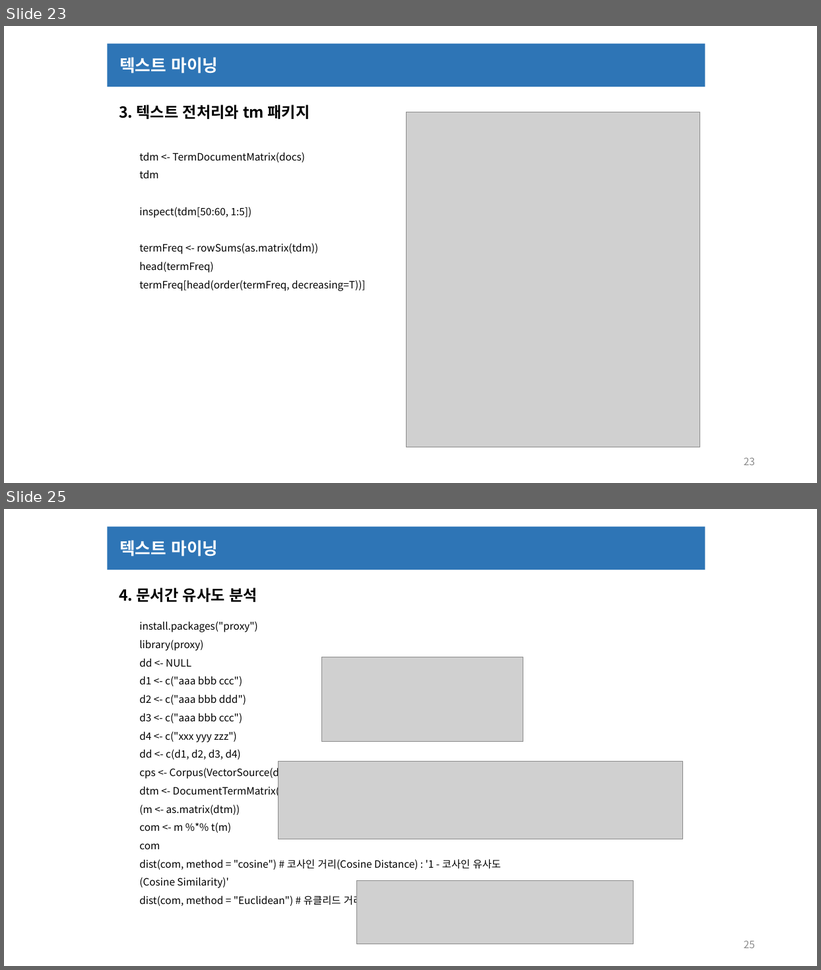
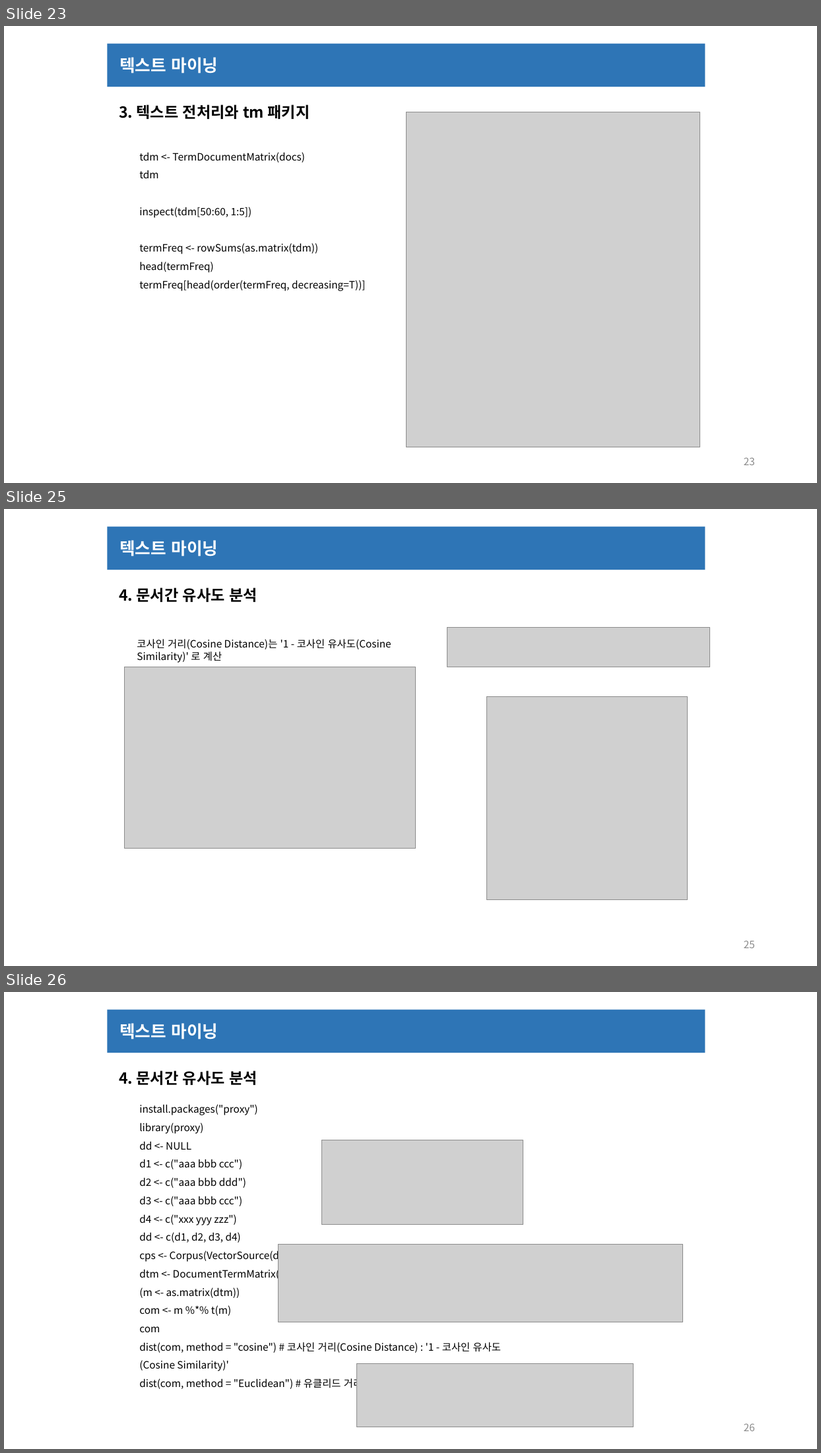
Before and after one commit to dwinf/TIL, a slide deck: R/텍스트분석.pptx. Shown one above the other, each under a label of ours: slides 23 and 25 before the commit, slides 23, 25 and 26 after it; the slides between them are not shown. The pictures are 821x970 and 821x1453 pixels, drawn with LibreOffice and Linux fonts; fonts in the diff are those of the drawing; grey boxes stand for pictures. Boxes give left, top, right and bottom in pixels: in the first picture for what was removed or moved away, otherwise in the second. Text is boxed around its words. In the diff, an @@ line names an element or a change of style, - is before the commit and + after.

```diff
--- a/R/텍스트분석.pptx
+++ b/R/텍스트분석.pptx
@@ slide 25 added at (4,509,817,966), background #FFFFFF @@
@@ rectangle added at (107,527,706,570), fill #2E75B6, 20 pt, text #FFFFFF, bold @@
+텍스트 마이닝
@@ text added at (119,588,257,602), 18 pt, text #000000, bold @@
+4. 문서간 유사도 분석
@@ picture added at (448,627,710,667) @@
@@ text added at (137,639,391,663), 12 pt, text #000000 @@
+코사인 거리(Cosine Distance)는 '1 - 코사인 유사도(Cosine Similarity)' 로 계산
@@ picture added at (125,667,416,848) @@
@@ picture added at (487,697,688,900) @@
@@ page number added at (744,941,755,949), 12 pt, text #8C8C8C @@
+25
@@ what was slide 25 is now slide 26 @@
@@ page number at (744,1424,755,1432): text changed @@
-25
+26
```
Also in this commit, not shown: 3 slides changed, 10 other files.
